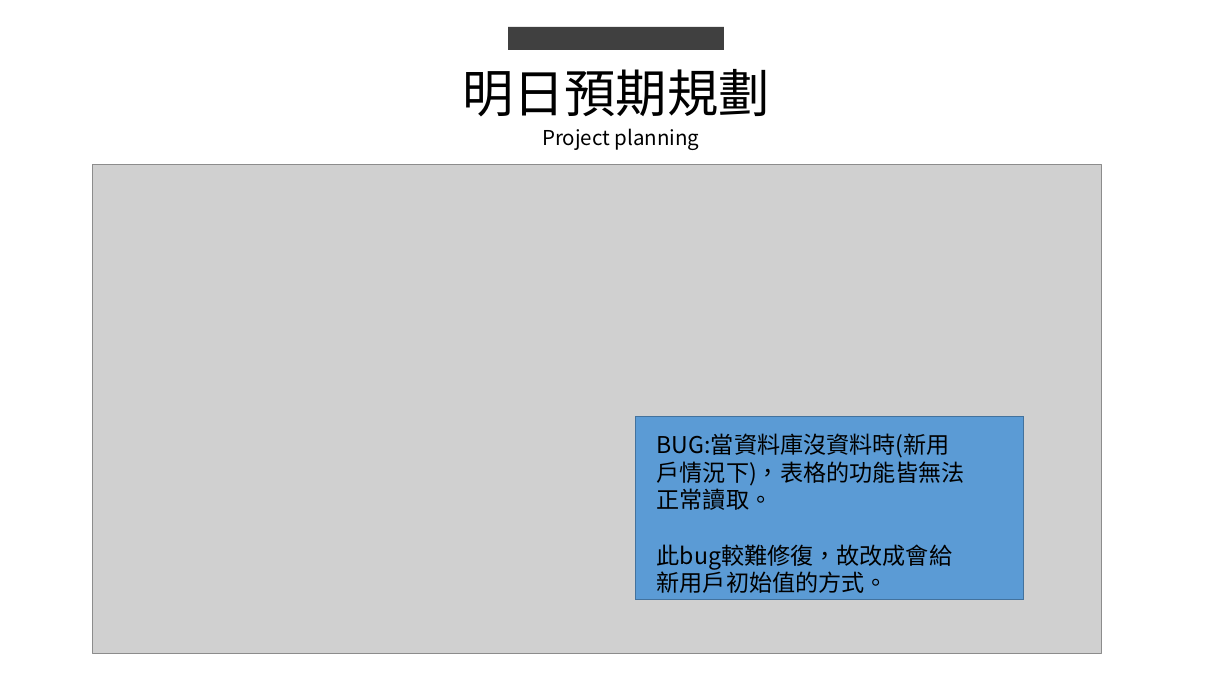
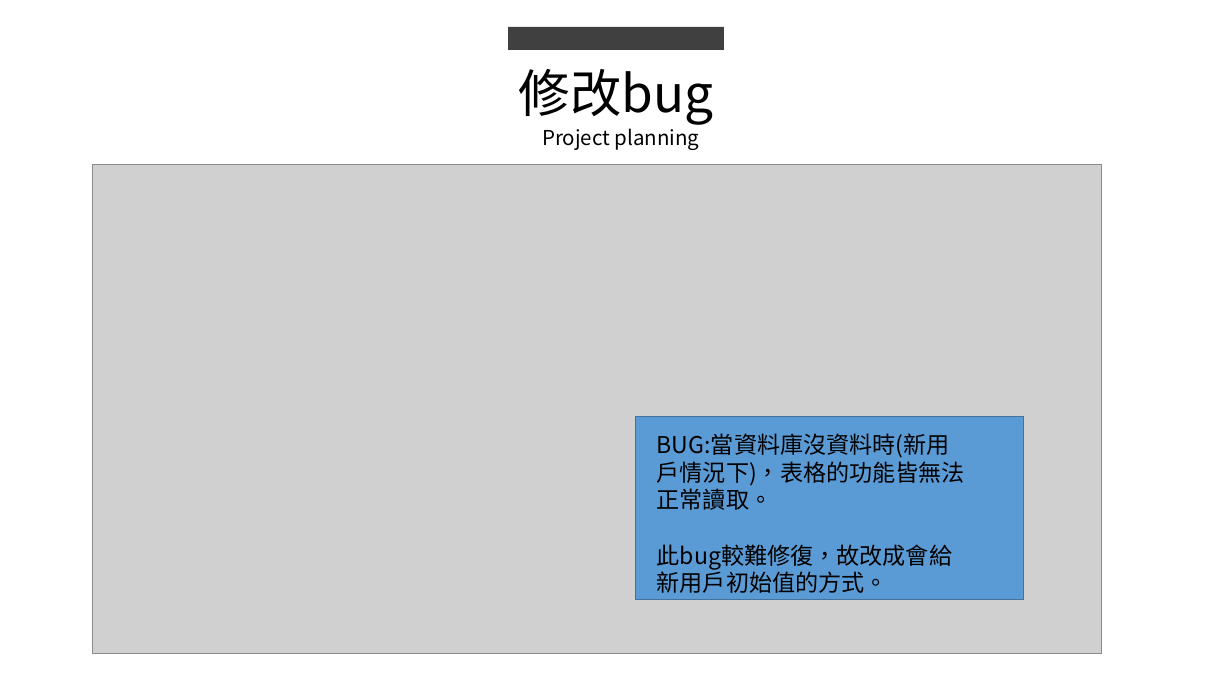
Before and after one commit to king637324/KnowledgeGreenhouseSystem, a slide deck: slide 3 of 工作日報_葉柏漢/2021.09/2021.09.23(加班)_2021.09.24工作日報_葉柏漢.pptx. Drawn at 1232x693 pixels with LibreOffice and Linux fonts; fonts in the diff are those of the drawing; grey boxes stand for pictures. Boxes give left, top, right and bottom in pixels: in the first picture for what was removed or moved away, otherwise in the second. Text is boxed around its words. In the diff, an @@ line names an element or a change of style, - is before the commit and + after.

```diff
--- a/工作日報_葉柏漢/2021.09/2021.09.23(加班)_2021.09.24工作日報_葉柏漢.pptx
+++ b/工作日報_葉柏漢/2021.09/2021.09.23(加班)_2021.09.24工作日報_葉柏漢.pptx
@@ text at box(519, 69, 713, 125): text changed @@
-明日預期規劃
+修改bug
```
Also in this commit, not shown: 3 other slides changed, 5 other files.
